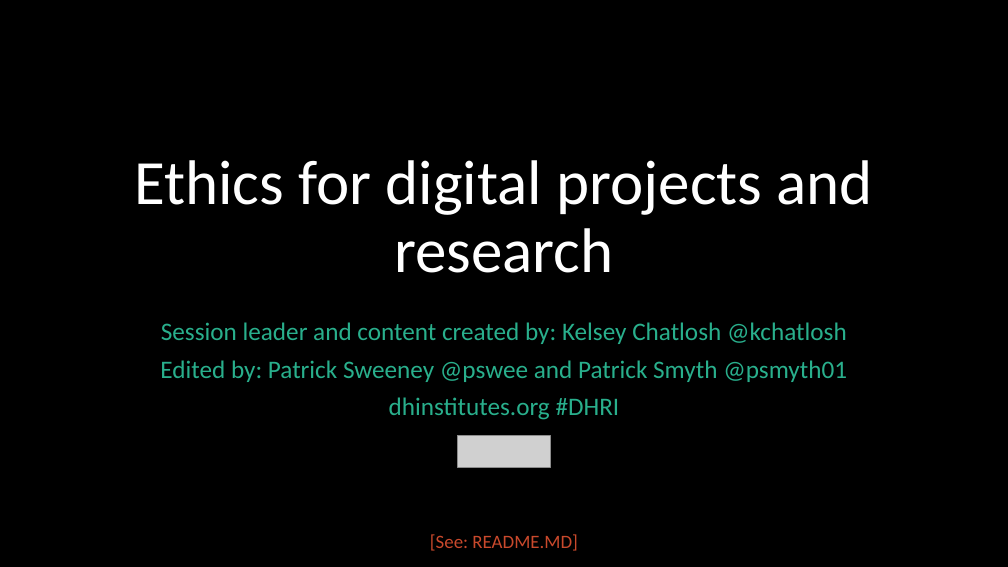
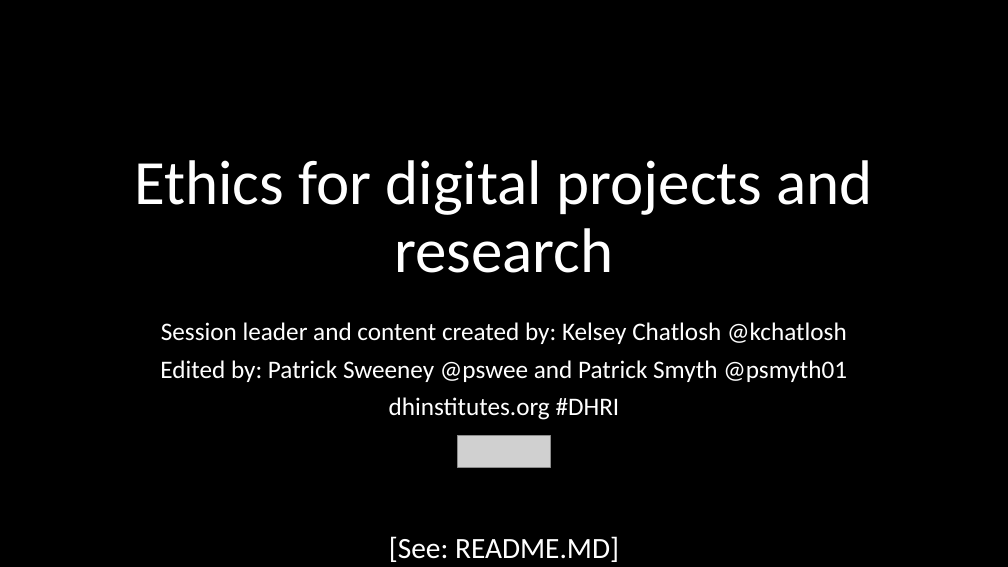
Before and after one commit to dhsouthbend/ethics, a slide deck: slide 52 of slides.pptx. Drawn at 1008x567 pixels with LibreOffice and Linux fonts; fonts in the diff are those of the drawing; grey boxes stand for pictures. Boxes give left, top, right and bottom in pixels: in the first picture for what was removed or moved away, otherwise in the second. Text is boxed around its words. In the diff, an @@ line names an element or a change of style, - is before the commit and + after.

Commit message:
changed .md references and other fonts' size and color for better visibility in slides

```diff
--- a/slides.pptx
+++ b/slides.pptx
@@ subtitle "Session leader and content created ..." at box(160, 322, 847, 420): text colour #29AF8C to #FFFFFF @@
@@ text "[See: README.MD]": place and size @@
-text "[See: README.MD]" at box(430, 534, 577, 551)
+text "[See: README.MD]" at box(389, 536, 619, 562)
@@ text "[See: README.MD]" at box(389, 536, 619, 562): size 18 to 28 pt, text colour #C9492C to #FFFFFF @@
```
Also in this commit, not shown: 51 other slides changed, 1 other file.
